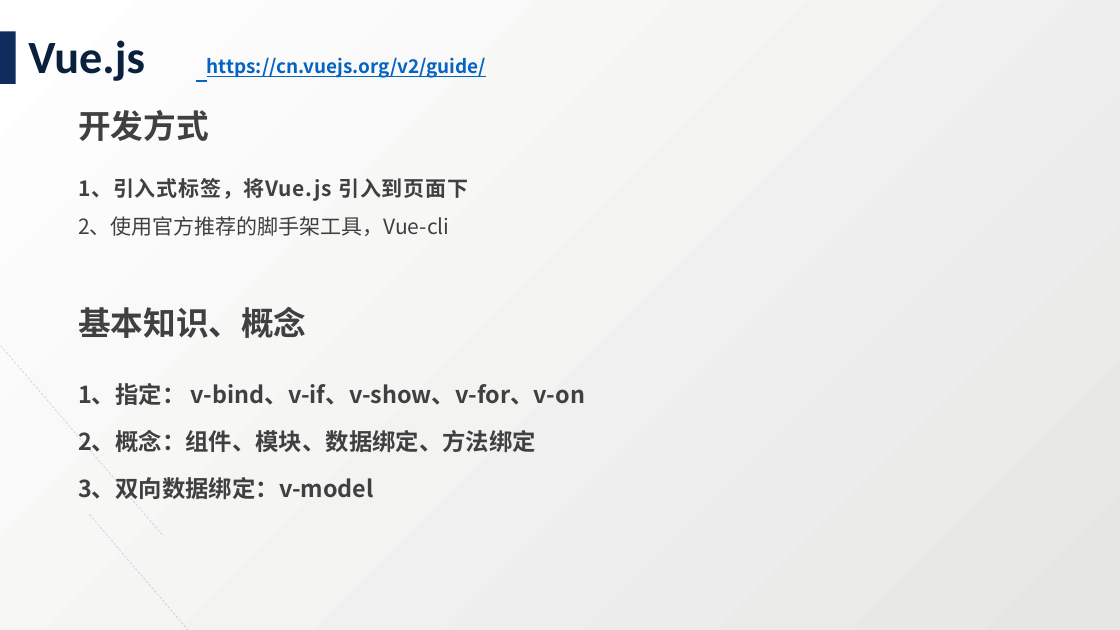
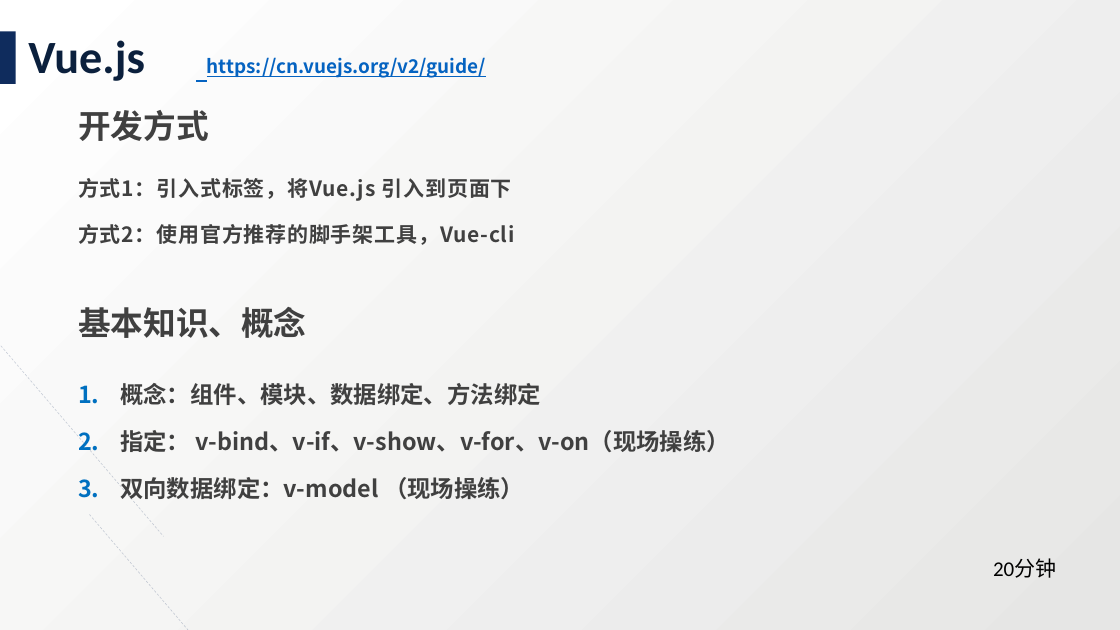
Before and after one commit to hmesingfw/charantia, a slide deck: slide 4 of demo/vue-demo/Vue 学习培训.pptx. Drawn at 1120x630 pixels with LibreOffice and Linux fonts; fonts in the diff are those of the drawing. Boxes give left, top, right and bottom in pixels: in the first picture for what was removed or moved away, otherwise in the second. Text is boxed around its words. In the diff, an @@ line names an element or a change of style, - is before the commit and + after.

```diff
--- a/demo/vue-demo/Vue 学习培训.pptx
+++ b/demo/vue-demo/Vue 学习培训.pptx
@@ text at bbox=[78, 178, 514, 245]: text changed @@
-1、引入式标签，将Vue.js 引入到页面下
+方式1：引入式标签，将Vue.js 引入到页面下
+方式2：使用官方推荐的脚手架工具，Vue-cli
@@ text removed at bbox=[78, 216, 449, 236] @@
-2、使用官方推荐的脚手架工具，Vue-cli
@@ text at bbox=[120, 383, 730, 503]: text changed @@
-1、指定： v-bind、v-if、v-show、v-for、v-on
-2、概念：组件、模块、数据绑定、方法绑定
-3、双向数据绑定：v-model
+1. 概念：组件、模块、数据绑定、方法绑定
+2. 指定： v-bind、v-if、v-show、v-for、v-on（现场操练）
+3. 双向数据绑定：v-model （现场操练）
@@ text added at bbox=[993, 559, 1056, 578], 18 pt, text #000000 @@
+20分钟
```
Also in this commit, not shown: 4 other slides changed, 2 slides added, 3 other files.
